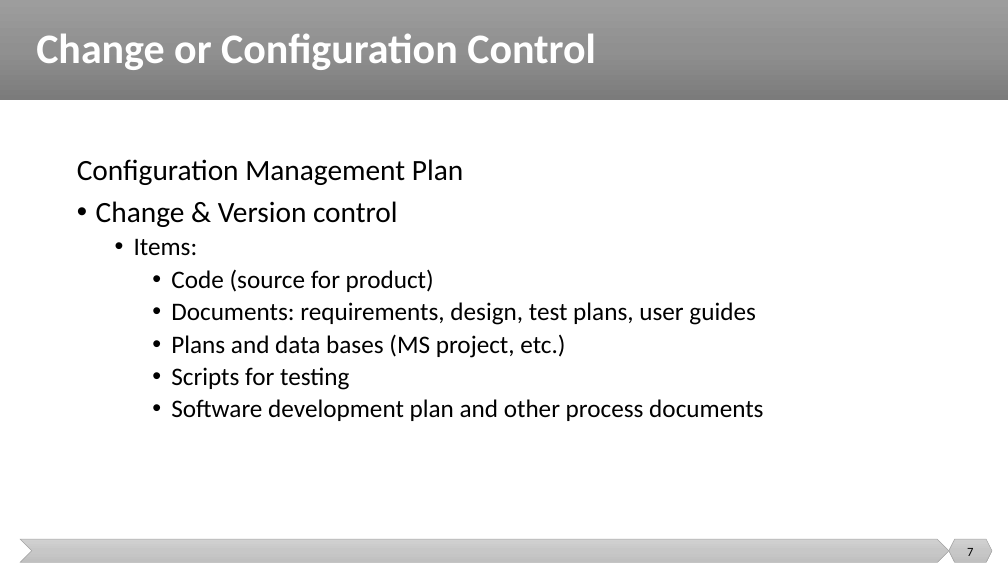
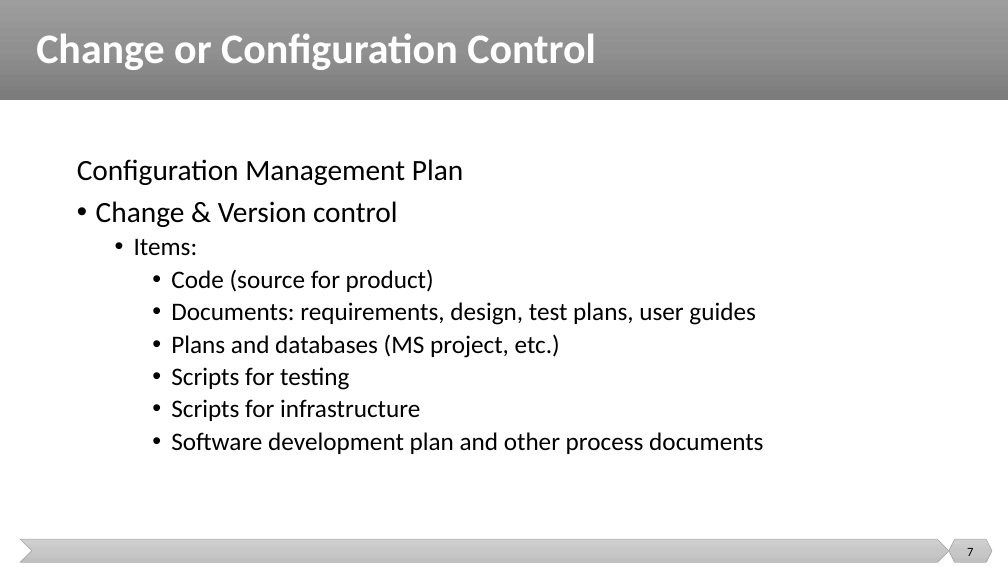
Before and after one commit to malenezi/malenezi, a slide deck: slide 7 of SE423/Lectures/9-Change Management/Change Management.pptx. Drawn at 1008x567 pixels with LibreOffice and Linux fonts; fonts in the diff are those of the drawing. Boxes give left, top, right and bottom in pixels: in the first picture for what was removed or moved away, otherwise in the second. Text is boxed around its words. In the diff, an @@ line names an element or a change of style, - is before the commit and + after.

```diff
--- a/SE423/Lectures/9-Change Management/Change Management.pptx
+++ b/SE423/Lectures/9-Change Management/Change Management.pptx
@@ text at [171,334,560,358]: spaces changed @@
-    • Plans and data bases (MS project, etc.)
+    • Plans and databases (MS project, etc.)
@@ text at [171,399,420,421]: paragraph added @@
+    • Scripts for infrastructure
```
Also in this commit, not shown: 8 other slides changed, 4 slides added, 1 slide removed, 1 other file.
